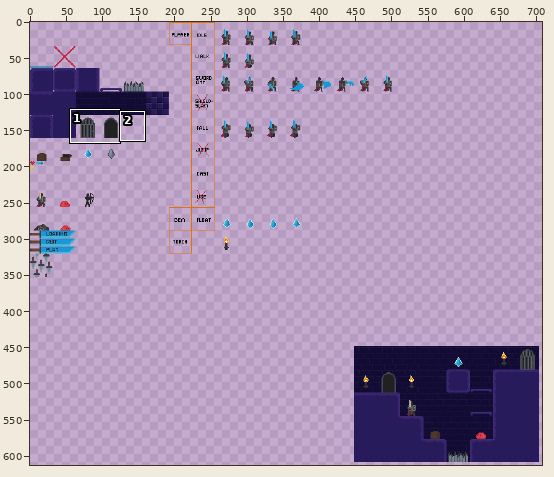
Edited in one commit: sprite sheet (resources/images/spritesheet.png). Above, an overview of the earlier version with the close-up marked.
Close-up. Earlier state:
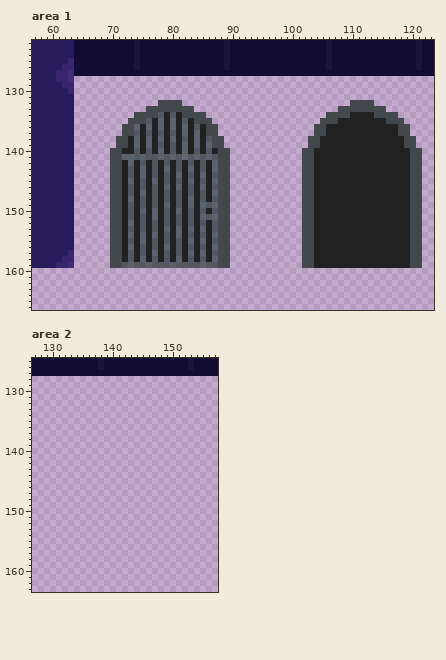
The file is 1280x1280 pixels. Pixels under 10% opacity are left out. Colours within 5 levels of each other are drawn and written as one. Shown: area 1: x 57..123, y 122..166; area 2: x 127..157, y 125..163. The wide view leaves out empty margins.
After the commit:
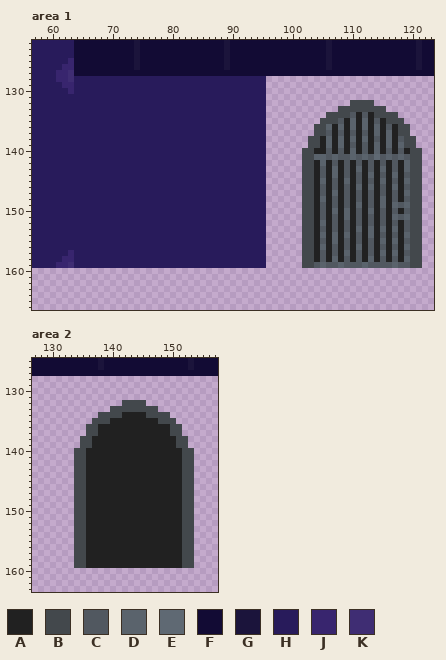
Palette (. is transparent): A #212121  B #43484c  C #515860  D #5a636c  E #5f6973  F #120b34  G #1b143b  H #281b5b  J #38256e  K #3f2d73
What changed:
Changed rows in their new state; - is an unchanged pixel.
Area 1:
first column x 64:
128 HHHHHHHHHHHHHHHHHHHHHHHHHHHHHHHH------------------------
129 HHHHHHHHHHHHHHHHHHHHHHHHHHHHHHHH------------------------
130 HHHHHHHHHHHHHHHHHHHHHHHHHHHHHHHH------------------------
131 HHHHHHHHHHHHHHHHHHHHHHHHHHHHHHHH------------------------
132 HHHHHHHHHHHHHHHHHHHHHHHHHHHHHHHH------------------------
133 HHHHHHHHHHHHHHHHHHHHHHHHHHHHHHHH------------------------
134 HHHHHHHHHHHHHHHHHHHHHHHHHHHHHHHH--------------C-C-------
135 HHHHHHHHHHHHHHHHHHHHHHHHHHHHHHHH------------C-D-D-C-----
136 HHHHHHHHHHHHHHHHHHHHHHHHHHHHHHHH----------D-D-D-D-D-C---
137 HHHHHHHHHHHHHHHHHHHHHHHHHHHHHHHH----------C-C-C-C-D-D---
138 HHHHHHHHHHHHHHHHHHHHHHHHHHHHHHHH----------D-D-D-D-C-D-C-
139 HHHHHHHHHHHHHHHHHHHHHHHHHHHHHHHH----------D-D-C-C-D-D-D-
140 HHHHHHHHHHHHHHHHHHHHHHHHHHHHHHHH----------C-C-D-C-D-C-C-
141 HHHHHHHHHHHHHHHHHHHHHHHHHHHHHHHH--------DDCDCCDCDCECDCDC
142 HHHHHHHHHHHHHHHHHHHHHHHHHHHHHHHH---------D-C-C-C-C-C-C-D
143 HHHHHHHHHHHHHHHHHHHHHHHHHHHHHHHH---------C-D-C-D-C-D-C-D
144 HHHHHHHHHHHHHHHHHHHHHHHHHHHHHHHH---------C-D-C-C-D-C-D-C
145 HHHHHHHHHHHHHHHHHHHHHHHHHHHHHHHH---------D-C-D-C-C-D-C-D
146 HHHHHHHHHHHHHHHHHHHHHHHHHHHHHHHH---------C-C-C-D-D-C-D-C
147 HHHHHHHHHHHHHHHHHHHHHHHHHHHHHHHH---------C-D-C-C-C-C-C-D
148 HHHHHHHHHHHHHHHHHHHHHHHHHHHHHHHH---------D-C-C-C-C-D-C-C
149 HHHHHHHHHHHHHHHHHHHHHHHHHHHHHHHH---------C-C-C-D-C-D-DCD
150 HHHHHHHHHHHHHHHHHHHHHHHHHHHHHHHH---------C-D-D-C-D-C-C-C
151 HHHHHHHHHHHHHHHHHHHHHHHHHHHHHHHH---------C-C-D-C-C-C-DCD
152 HHHHHHHHHHHHHHHHHHHHHHHHHHHHHHHH---------D-C-C-C-C-C-C-C
153 HHHHHHHHHHHHHHHHHHHHHHHHHHHHHHHH---------C-C-C-D-D-D-D-C
154 HHHHHHHHHHHHHHHHHHHHHHHHHHHHHHHH---------D-D-D-C-D-C-C-D
155 HHHHHHHHHHHHHHHHHHHHHHHHHHHHHHHH---------C-D-C-C-C-D-D-C
156 HHHHHHHHHHHHHHHHHHHHHHHHHHHHHHHH---------D-C-C-D-C-C-C-D
157 HHHHHHHHHHHHHHHHHHHHHHHHHHHHHHHH---------C-C-D-C-C-D-D-C
158 HHHHHHHHHHHHHHHHHHHHHHHHHHHHHHHH---------C-D-C-C-D-C-C-D
159 HHHHHHHHHHHHHHHHHHHHHHHHHHHHHHHH--------CDCCDCCCDCCCCDCC
Area 2:
first column x 134:
132 --------BBBB--------
133 ------BBBBBBBB------
134 ----BBBBAAAABBBB----
135 ---BBBAAAAAAAABBB---
136 --BBAAAAAAAAAAAABB--
137 --BBAAAAAAAAAAAABB--
138 -BBAAAAAAAAAAAAAABB-
139 -BBAAAAAAAAAAAAAABB-
140 BBAAAAAAAAAAAAAAAABB
141 BBAAAAAAAAAAAAAAAABB
142 BBAAAAAAAAAAAAAAAABB
143 BBAAAAAAAAAAAAAAAABB
144 BBAAAAAAAAAAAAAAAABB
145 BBAAAAAAAAAAAAAAAABB
146 BBAAAAAAAAAAAAAAAABB
147 BBAAAAAAAAAAAAAAAABB
148 BBAAAAAAAAAAAAAAAABB
149 BBAAAAAAAAAAAAAAAABB
150 BBAAAAAAAAAAAAAAAABB
151 BBAAAAAAAAAAAAAAAABB
152 BBAAAAAAAAAAAAAAAABB
153 BBAAAAAAAAAAAAAAAABB
154 BBAAAAAAAAAAAAAAAABB
155 BBAAAAAAAAAAAAAAAABB
156 BBAAAAAAAAAAAAAAAABB
157 BBAAAAAAAAAAAAAAAABB
158 BBAAAAAAAAAAAAAAAABB
159 BBAAAAAAAAAAAAAAAABB
